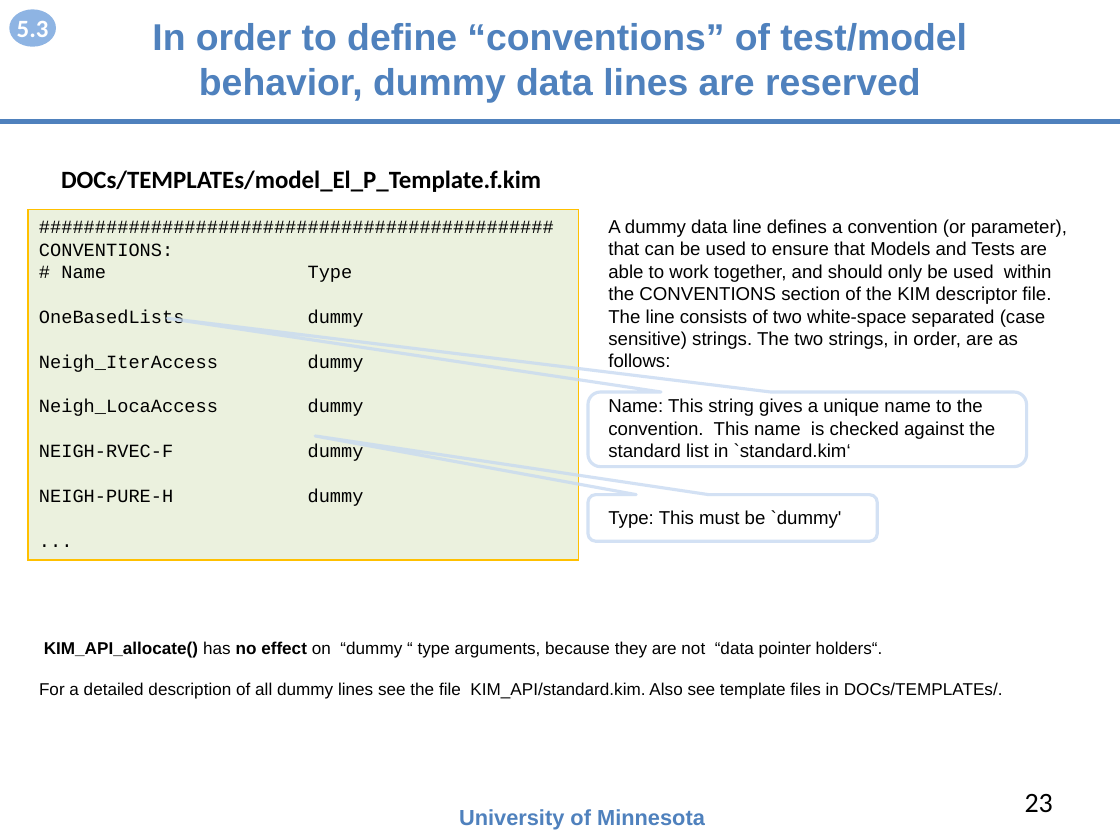
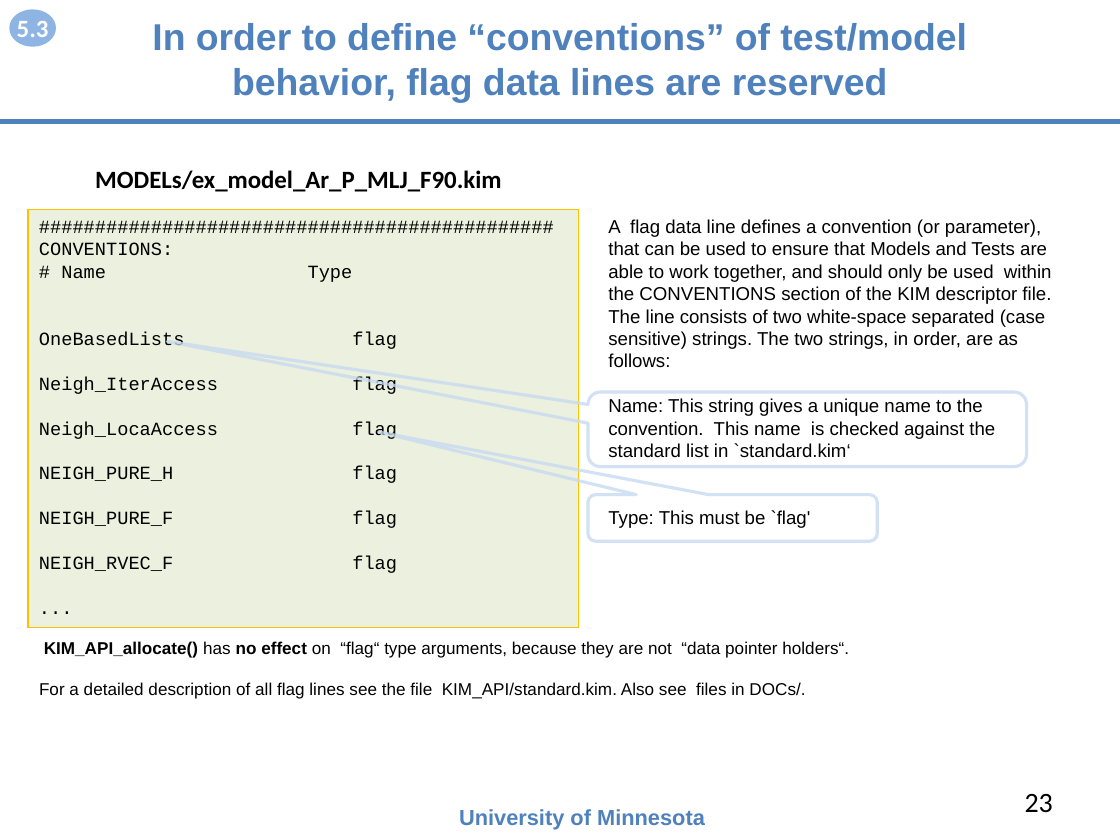
Before and after one commit to openkim/kim-api, a slide deck: slide 23 of DOCs/openkim-api-introduction.pptx. Drawn at 1120x840 pixels with LibreOffice and Linux fonts; fonts in the diff are those of the drawing. Boxes give left, top, right and bottom in pixels: in the first picture for what was removed or moved away, otherwise in the second. Text is boxed around its words. In the diff, an @@ line names an element or a change of style, - is before the commit and + after.

```diff
--- a/DOCs/openkim-api-introduction.pptx
+++ b/DOCs/openkim-api-introduction.pptx
@@ title at [152,23,967,102]: text changed @@
-  In order to define “conventions” of test/model behavior, dummy data lines are reserved
+  In order to define “conventions” of test/model behavior, flag data lines are reserved
@@ text at [95,170,501,192]: text changed @@
-DOCs/TEMPLATEs/model_El_P_Template.f.kim
+MODELs/ex_model_Ar_P_MLJ_F90.kim
@@ rectangle "##############################################": place and size @@
-rectangle "##############################################" at [28,209,579,560]
+rectangle "##############################################" at [28,209,579,628]
@@ text at [608,219,1052,368]: text changed @@
-A dummy data line defines a convention (or parameter), that can be used to ensure that Models and Tests are able to work together, and should only be used within the CONVENTIONS section of the KIM descriptor file. The line consists of two white-space separated (case sensitive) strings. The two strings, in order, are as follows:
+A flag data line defines a convention (or parameter), that can be used to ensure that Models and Tests are able to work together, and should only be used within the CONVENTIONS section of the KIM descriptor file. The line consists of two white-space separated (case sensitive) strings. The two strings, in order, are as follows:
@@ text in rectangle at [39,332,397,573]: text changed @@
-OneBasedLists dummy
-Neigh_IterAccess dummy
-Neigh_LocaAccess dummy
-NEIGH-RVEC-F dummy
-NEIGH-PURE-H dummy
+OneBasedLists flag
+Neigh_IterAccess flag
+Neigh_LocaAccess flag
+NEIGH_PURE_H flag
+NEIGH_PURE_F flag
+NEIGH_RVEC_F flag
@@ rounded speech box at [588,392,1027,467]: proportions changed @@
@@ rounded speech box at [588,495,877,542]: proportions changed @@
@@ text at [608,510,811,528]: text changed @@
-Type: This must be `dummy'
+Type: This must be `flag'
@@ text at [39,641,849,699]: text changed @@
-KIM_API_allocate() has no effect on “dummy “ type arguments, because they are not “data pointer holders“.
-For a detailed description of all dummy lines see the file KIM_API/standard.kim. Also see template files in DOCs/TEMPLATEs/.
+KIM_API_allocate() has no effect on “flag“ type arguments, because they are not “data pointer holders“.
+For a detailed description of all flag lines see the file KIM_API/standard.kim. Also see files in DOCs/.
```
Also in this commit, not shown: 20 other slides changed, 2 slides added, 2 slides removed, 1 other file.
